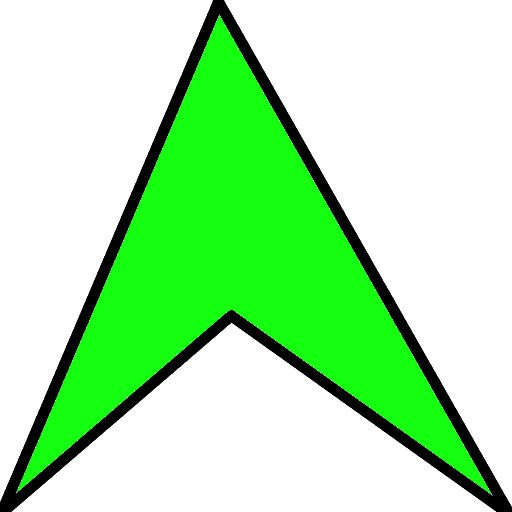
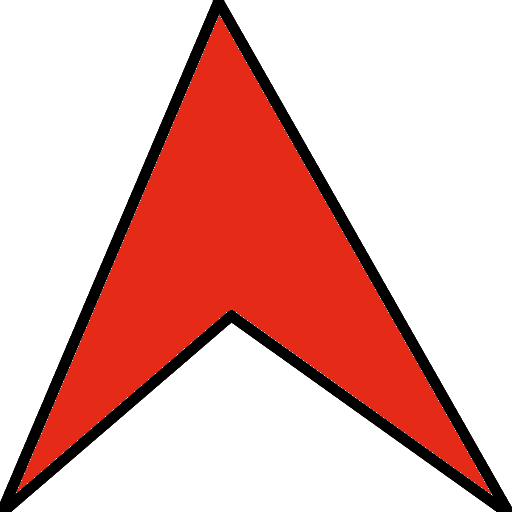
Layered file, before and after one edit (w=512, h=512). Changes by layer:
added layer "Opponent Indicator" above "Player Indicator" over (x1=17, y1=15, x2=491, y2=494)
renamed "Background" to "Player Indicator", hid it over (x1=17, y1=15, x2=491, y2=494)
